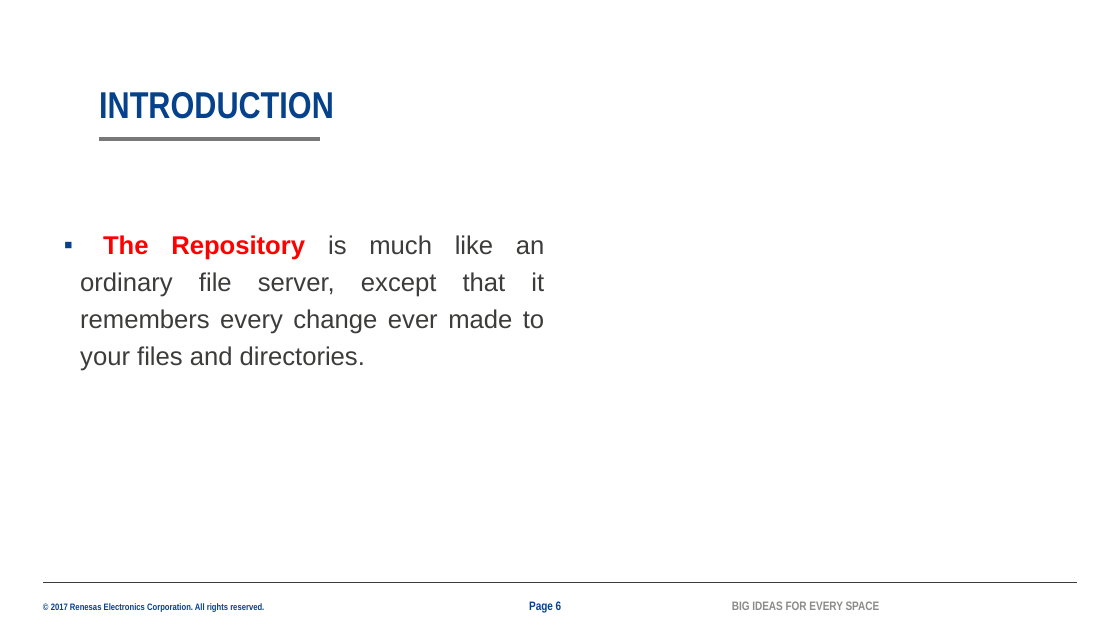
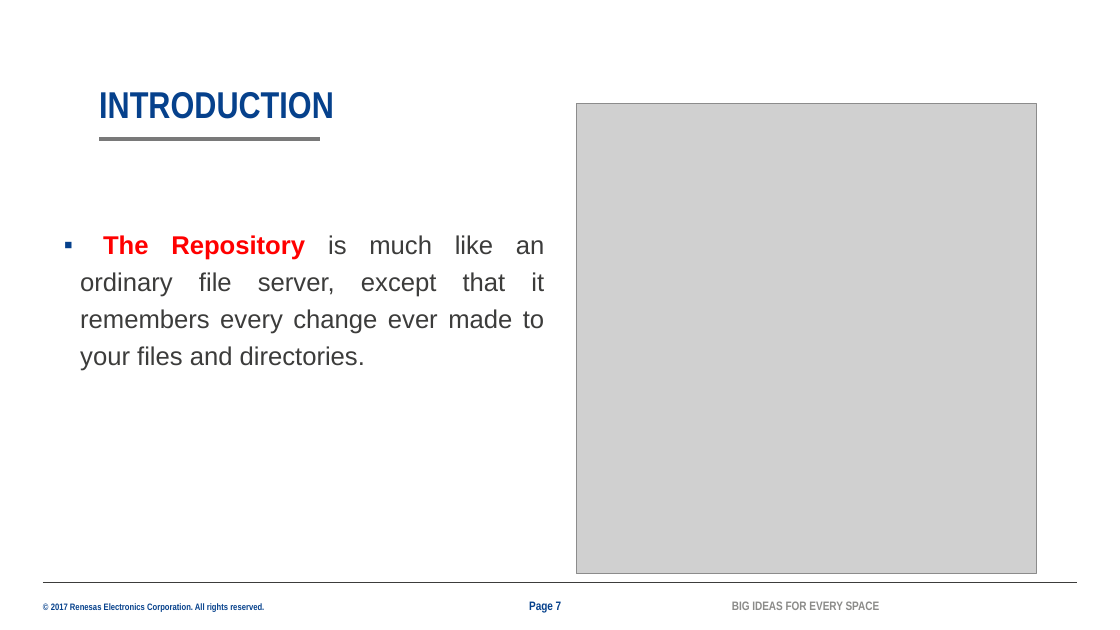
Before and after one commit to poloveji/DOC, a slide deck: slide 7 of SVN-Latest version.pptx (slide 6 before the commit). Drawn at 1120x630 pixels with LibreOffice and Linux fonts; fonts in the diff are those of the drawing; grey boxes stand for pictures; background and template pictures are left out. Boxes give left, top, right and bottom in pixels: in the first picture for what was removed or moved away, otherwise in the second. Text is boxed around its words. In the diff, an @@ line names an element or a change of style, - is before the commit and + after.

```diff
--- a/SVN-Latest version.pptx
+++ b/SVN-Latest version.pptx
@@ picture added at (576, 103, 1037, 574) @@
@@ page number at (529, 601, 562, 613): text changed @@
-Page 6
+Page 7
```
Also in this commit, not shown: 1 slide added.
